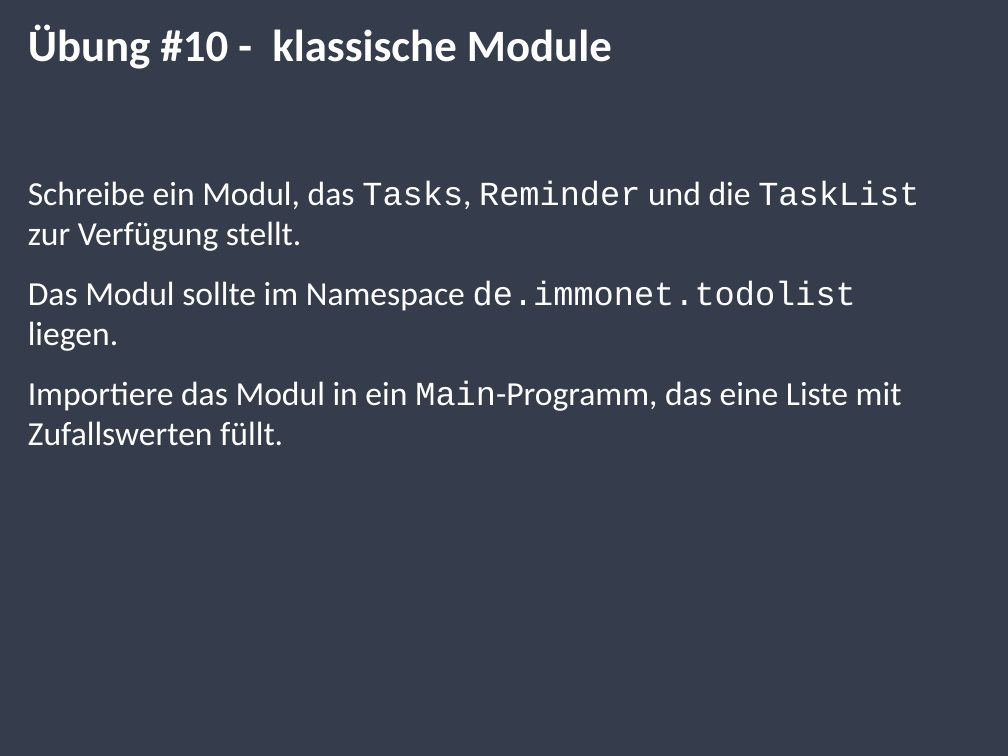
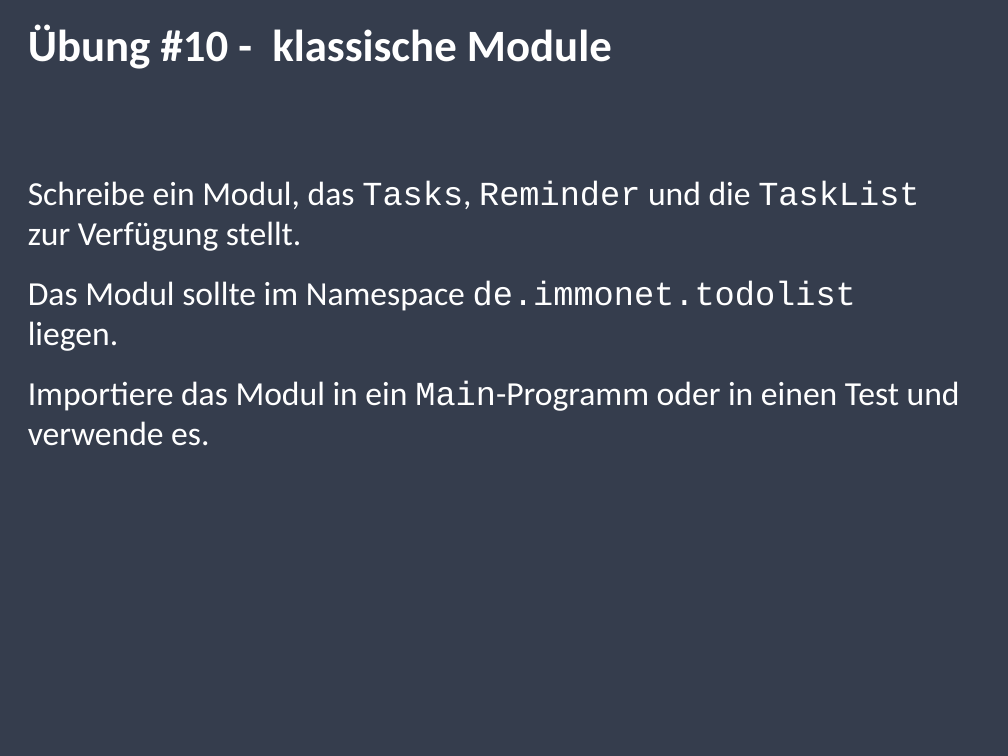
Before and after one commit to simonox/js-workshop, a slide deck: slide 55 of Tag 2.pptx. Drawn at 1008x756 pixels with LibreOffice and Linux fonts; fonts in the diff are those of the drawing; background and template pictures are left out. Boxes give left, top, right and bottom in pixels: in the first picture for what was removed or moved away, otherwise in the second. Text is boxed around its words. In the diff, an @@ line names an element or a change of style, - is before the commit and + after.

```diff
--- a/Tag 2.pptx
+++ b/Tag 2.pptx
@@ text at (28, 381, 960, 446): text changed @@
-Importiere das Modul in ein Main-Programm, das eine Liste mit Zufallswerten füllt.
+Importiere das Modul in ein Main-Programm oder in einen Test und verwende es.
```
Also in this commit, not shown: 10 other files.
